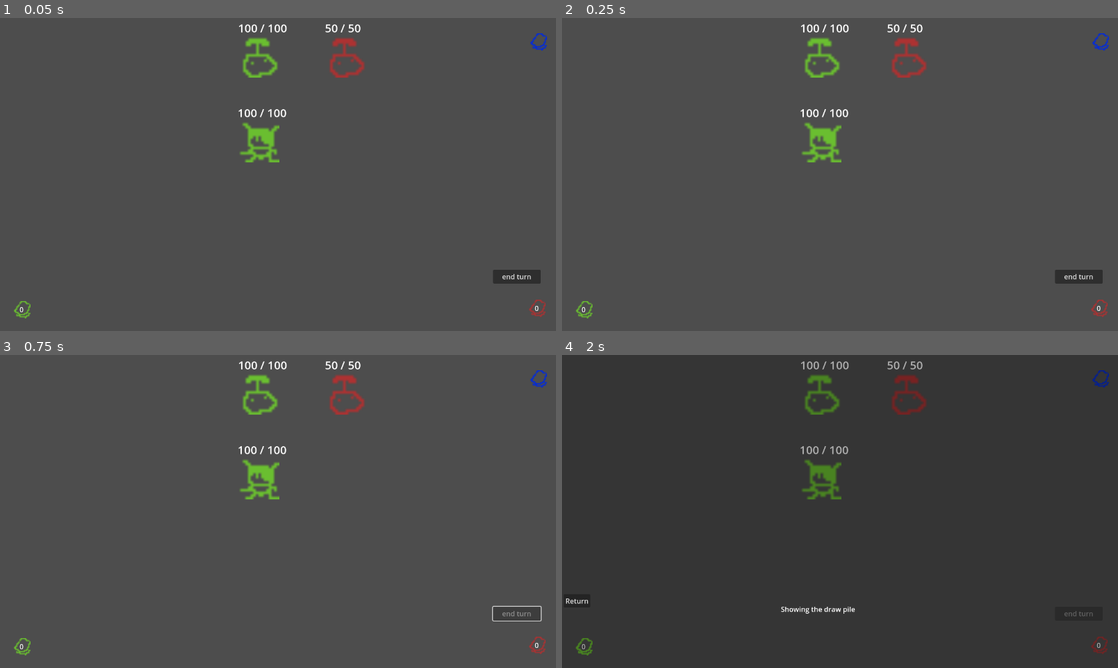
Above: before the commit, frames 1-4 (two rows, left to right).
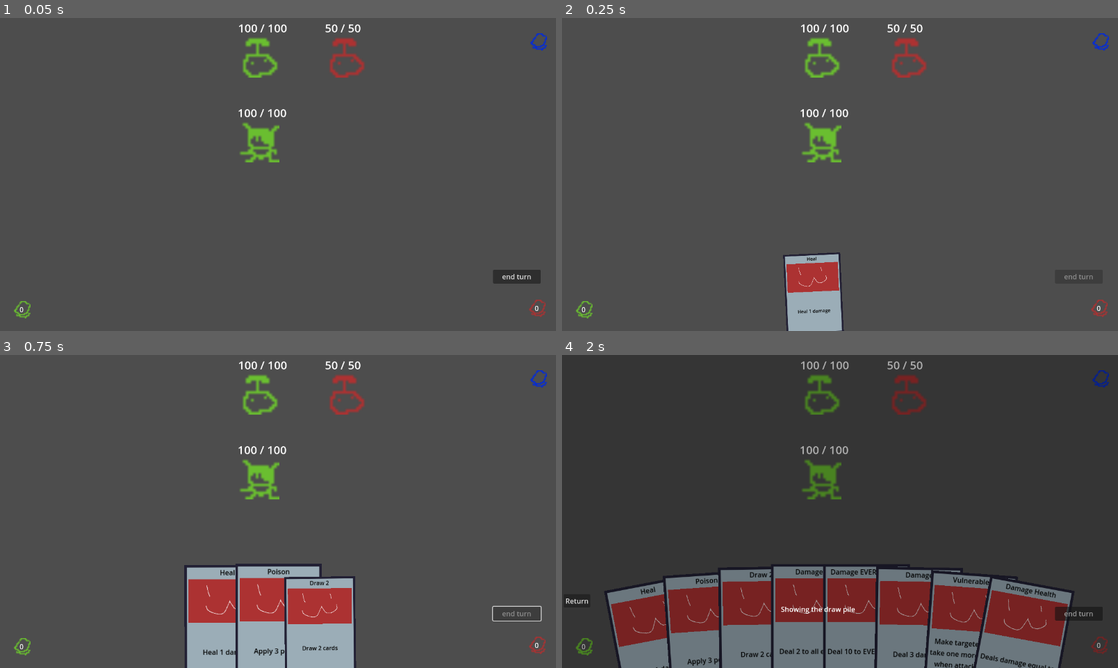
Above: after the commit, the same moments.

Repository: Saplings-Projects/1M_sub
Game: Godot game, scene res://#Scenes/TestingScene.tscn
The game is run twice, just before and just after one commit, with the same random seed, the same clock (stepped at 60 frames per second) and the same inputs.
Inputs (mouse positions are in pixels of both pictures, inside the frame that each line leads up to):
- Up to frame 1 (0.05 s): no input
- Up to frame 2 (0.25 s): no input
- Up to frame 3 (0.75 s): click (517, 614) at 0.5 s, where only the run before the commit has a clickable "end turn"
- Up to frame 4 (2 s): click "0" at 1.25 s

Frame 1 is identical in both runs. In frame 2, 2.5% of the frame differs, in the area x 39-96%, y 74-100%; in frame 3, 9.9%; in frame 4, 24%, in the area x 7-96%, y 66-100%.
Error before the commit: Parse Error: Invalid argument for "on_card_play()" function: argument 2 should be "Entity" but is "Array[Entity]". (res://Cards/CardContainer.gd:342)
Error after the commit: Invalid access to property or key 'cast_type' on a base object of type 'Nil'. (res://Cards/CardWorld.gd:23)

Commit message:
Change every reference to on_card_play to use the new signature

Diff:
--- a/Cards/CardContainer.gd
+++ b/Cards/CardContainer.gd
@@ -312,7 +312,7 @@
 func _on_card_clicked(card: CardWorld) -> void:
 	if is_card_queued():
 		if(queued_card.card_cast_type == Enums.CardCastType.INSTA_CAST && is_queued_card_in_play_area()):
-			play_card([])
+			play_card()
 		else:
 
 			var previously_queued_card: CardWorld = queued_card
@@ -335,11 +335,11 @@
 		card.get_card_movement_component().set_movement_state(Enums.CardMovementState.QUEUED)
 		_focus_card(card)
 
-func play_card(list_target : Array[Entity]):
+func play_card(target : Entity = null) -> void:
 	queued_for_active()
 	set_active_card(queued_card)
 	set_queued_card(null)
-	_active_card.card_data.on_card_play(PlayerManager.player, list_target)
+	_active_card.card_data.on_card_play(PlayerManager.player, target)
 
 
 func _on_card_hovering(card: CardWorld) -> void:
--- a/Core/Battler.gd
+++ b/Core/Battler.gd
@@ -82,7 +82,7 @@
 
 	for enemy: Enemy in _enemy_list:
 		var enemy_attack: CardBase = enemy.get_behavior_component().attack
-		var enemy_action = EnemyAction.new(enemy, enemy_attack, [PlayerManager.player])
+		var enemy_action = EnemyAction.new(enemy, enemy_attack, PlayerManager.player)
 		enemy_action_list.append(enemy_action)
 
 	# execute enemy actions
@@ -111,7 +111,7 @@
 		var can_play: bool = queued_card_data.can_play_card(PlayerManager.player, entity)
 
 		if can_play:
-			CardManager.card_container.play_card([entity])
+			CardManager.card_container.play_card(entity)
 
 
 func get_all_targets(application_type : Enums.ApplicationType) -> Array[Entity]:
--- a/Global/EnemyAction.gd
+++ b/Global/EnemyAction.gd
@@ -4,12 +4,12 @@
 
 var caster: Entity
 var action: CardBase
-var target_list: Array[Entity]
+var target: Entity
 
-func _init(_caster: Entity, _action: CardBase, _target_list: Array[Entity]):
+func _init(_caster: Entity, _action: CardBase, _target: Entity):
 	self.caster = _caster
 	self.action = _action
-	self.target_list = _target_list
+	self.target = _target
 
 # function to attack that plays card
 func execute() -> void:
@@ -18,12 +18,12 @@
 		return
 
 	# Simplified for now, will need refactor once we have advanced enemy actions
-	if not is_instance_valid(target_list[0]) or target_list[0].get_health_component().current_health == 0:
+	if not is_instance_valid(target) or target.get_health_component().current_health == 0:
 		print("Target died, skipping action")
 		return
 
-	var can_execute: bool = action.can_play_card(caster, target_list[0])
+	var can_execute: bool = action.can_play_card(caster, target)
 	assert(can_execute == true, "Enemy failed to attack.")
 
 	if can_execute:
-		action.on_card_play(caster, target_list)
+		action.on_card_play(caster, target)
--- a/Tests/test_death_handling.gd
+++ b/Tests/test_death_handling.gd
@@ -85,7 +85,7 @@
 	var card_damage: CardBase = load("res://Cards/Resource/Card_Damage.tres")
 
 	assert_eq(_enemy_list.size(), 2)
-	card_damage.on_card_play(_player, [_enemy])
+	card_damage.on_card_play(_player, _enemy)
 	assert_eq(_enemy_list.size(), 1)
 	assert_true(_enemy.is_queued_for_deletion())
 	await get_tree().process_frame
@@ -98,7 +98,7 @@
 	var card_damage_all: CardBase = load("res://Cards/Resource/Card_DamageAll.tres")
 
 	assert_eq(_enemy_list.size(), 2)
-	card_damage_all.on_card_play(_player, [])
+	card_damage_all.on_card_play(_player, null)
 	assert_eq(_enemy_list.size(), 0)
 	assert_true(_enemy.is_queued_for_deletion())
 	assert_true(_enemy_2.is_queued_for_deletion())
@@ -111,7 +111,7 @@
 func test_enemy_death_to_poison():
 	_enemy_health_component._set_health(1.0)
 	var card_poison: CardBase = load("res://Cards/Resource/Card_Poison.tres")
-	card_poison.on_card_play(_player, [_enemy])
+	card_poison.on_card_play(_player, _enemy)
 
 	assert_eq(_enemy_list.size(), 2)
 	_battler._on_enemy_start_turn()
@@ -124,7 +124,7 @@
 func test_enemy_death_to_expiring_poison():
 	_enemy_health_component._set_health(1.0)
 	var card_poison: CardBase = load("res://Cards/Resource/Card_Poison.tres")
-	card_poison.on_card_play(_player, [_enemy])
+	card_poison.on_card_play(_player, _enemy)
 	_enemy.get_status_component().current_status[0].status_turn_duration = 1
 
 	assert_eq(_enemy_list.size(), 2)
--- a/Tests/test_health.gd
+++ b/Tests/test_health.gd
@@ -64,14 +64,14 @@
 	_enemy.get_party_component().set_party(_enemy_list)
 	var card_damage_all: CardBase = load("res://Cards/Resource/Card_DamageAll.tres")
 
-	card_damage_all.on_card_play(_player, _enemy_list)
+	card_damage_all.on_card_play(_player, null)
 	assert_eq(_enemy_health_component.current_health, 98.0)
 	assert_eq(_enemy_2_health_component.current_health, 48.0) # enemy 2 only has 50 HP
 
 # Test Card to Deal 3 damage to an enemy
 func test_card_damage():
 	var card_damage: CardBase = load("res://Cards/Resource/Card_Damage.tres")
-	card_damage.on_card_play(_player, [_enemy])
+	card_damage.on_card_play(_player, _enemy)
 
 	assert_eq(_enemy_health_component.current_health, 97.0)
 
@@ -79,7 +79,7 @@
 func test_card_damage_health():
 	_player.get_health_component()._set_health(90.0)
 	var card_damage_health: CardBase = load("res://Cards/Resource/Card_DamageHealth.tres")
-	card_damage_health.on_card_play(_player, [_enemy])
+	card_damage_health.on_card_play(_player, _enemy)
 
 	assert_eq(_enemy_health_component.current_health, 90.0)
 
@@ -88,7 +88,7 @@
 	var card_poison: CardBase = load("res://Cards/Resource/Card_Poison.tres")
 
 	assert_eq(_enemy_status_component.current_status.size(), 0)
-	card_poison.on_card_play(_player, [_enemy])
+	card_poison.on_card_play(_player, _enemy)
 	assert_eq(_enemy_status_component.current_status.size(), 1)
 
 	var status = _enemy_status_component.current_status[0]
@@ -105,7 +105,7 @@
 	var card_damage_and_poison: CardBase = load("res://Cards/Resource/Card_damage_and_poison.tres")
 
 	assert_eq(_enemy_status_component.current_status.size(), 0)
-	card_damage_and_poison.on_card_play(_player, [_enemy])
+	card_damage_and_poison.on_card_play(_player, _enemy)
 	assert_eq(_enemy_status_component.current_status.size(), 1)
 	assert_eq(_enemy_health_component.current_health, 99.0)
 
@@ -122,6 +122,6 @@
 func test_card_heal():
 	var card_heal: CardBase = load("res://Cards/Resource/Card_Heal.tres")
 	_player_health_component._set_health(95.0)
-	card_heal.on_card_play(_player, [_player])
+	card_heal.on_card_play(_player, _player)
 
 	assert_eq(_player_health_component.current_health, 96.0)
--- a/Tests/test_stats.gd
+++ b/Tests/test_stats.gd
@@ -37,20 +37,20 @@
 
 	var card_damage: CardBase = load("res://Cards/Resource/Card_Damage.tres")
 	card_damage.card_effects_data[0].value = 50 # modified for the test
-	card_damage.on_card_play(_player, [_enemy])
+	card_damage.on_card_play(_player, _enemy)
 	assert_eq(_enemy_health_component.current_health, 49.0)
 
 
 func test_strength_card():
 	var card_strength: CardBase = load("res://Cards/Resource/Card_Strength.tres")
 	StatModifiers.ready_card_modifier(card_strength)
-	card_strength.on_card_play(_player, [_player])
+	card_strength.on_card_play(_player, _player)
 
 	assert_is(_player.get_status_component().current_status[0], Buff_Strength)
 
 	var card_damage: CardBase = load("res://Cards/Resource/Card_Damage.tres")
 	card_damage.card_effects_data[0].value = 3
-	card_damage.on_card_play(_player, [_enemy])
+	card_damage.on_card_play(_player, _enemy)
 	assert_eq(_enemy_health_component.current_health, 96.0)
 
 
@@ -66,20 +66,20 @@
 
 	var card_damage: CardBase = load("res://Cards/Resource/Card_Damage.tres")
 	card_damage.card_effects_data[0].value = 50 # modified for the test
-	card_damage.on_card_play(_player, [_enemy])
+	card_damage.on_card_play(_player, _enemy)
 	assert_eq(_enemy_health_component.current_health, 51.0)
 
 
 func test_weakness_card():
 	var card_weakness: CardBase = load("res://Cards/Resource/Card_Weakness.tres")
 	StatModifiers.ready_card_modifier(card_weakness)
-	card_weakness.on_card_play(_player, [_player])
+	card_weakness.on_card_play(_player, _player)
 
 	assert_is(_player.get_status_component().current_status[0], Debuff_Weakness)
 
 	var card_damage: CardBase = load("res://Cards/Resource/Card_Damage.tres")
 	card_damage.card_effects_data[0].value = 3
-	card_damage.on_card_play(_player, [_enemy])
+	card_damage.on_card_play(_player, _enemy)
 	assert_eq(_enemy_health_component.current_health, 98.0)
 
 
@@ -96,21 +96,21 @@
 
 	var card_damage: CardBase = load("res://Cards/Resource/Card_Damage.tres")
 	card_damage.card_effects_data[0].value = 50 # modified for the test
-	card_damage.on_card_play(_player, [_enemy])
+	card_damage.on_card_play(_player, _enemy)
 	assert_eq(_enemy_health_component.current_health, 49.0)
 
 
 func test_vulnerability_card():
 	var card_vulnerability: CardBase = load("res://Cards/Resource/Card_Vulnerability.tres")
 	StatModifiers.ready_card_modifier(card_vulnerability)
-	card_vulnerability.on_card_play(_player, [_enemy])
+	card_vulnerability.on_card_play(_player, _enemy)
 
 	assert_is(_enemy.get_status_component().current_status[0], Debuff_Vulnerability)
 
 	var card_damage: CardBase = load("res://Cards/Resource/Card_Damage.tres")
 	card_damage.card_effects_data[0].value = 3
 	# due to the caching of Card_Damage.tres because we modified the value to be 50 in a previous test we modify it back to 3
-	card_damage.on_card_play(_player, [_enemy])
+	card_damage.on_card_play(_player, _enemy)
 	assert_eq(_enemy_health_component.current_health, 96.0)
 
 
@@ -141,7 +141,7 @@
 
 	var card_damage: CardBase = load("res://Cards/Resource/Card_Damage.tres")
 	card_damage.card_effects_data[0].value = 50 # modified for the test
-	card_damage.on_card_play(_player, [_enemy])
+	card_damage.on_card_play(_player, _enemy)
 	assert_eq(_enemy_health_component.current_health, 49.0)
 	# final health is 49 because original is 100, we do 50 damage
 	# we add 1 damage because of strength, remove 1 because of weakness
@@ -159,7 +159,7 @@
 
 	var card_damage: CardBase = load("res://Cards/Resource/Card_Damage.tres")
 	card_damage.card_effects_data[0].value = 50 # modified for the test
-	card_damage.on_card_play(_player, [_enemy])
+	card_damage.on_card_play(_player, _enemy)
 	assert_eq(_enemy_health_component.current_health, 25.0)
 	# 100 (base health) - (50 (base damage) * 1.5 (strength multiplier))
 
@@ -175,14 +175,14 @@
 
 	var card_damage: CardBase = load("res://Cards/Resource/Card_Damage.tres")
 	card_damage.card_effects_data[0].value = 3
-	card_damage.on_card_play(_player, [_enemy])
+	card_damage.on_card_play(_player, _enemy)
 	assert_eq(_enemy_health_component.current_health, 96.0)
 	# 100 (base health) - (3 (base damage) + 1 (strength))
 
 	_player.get_status_component().remove_status(strength_status)
 	assert_eq(_player.get_status_component().current_status.size(), 0)
 
-	card_damage.on_card_play(_player, [_enemy])
+	card_damage.on_card_play(_player, _enemy)
 	assert_eq(_enemy_health_component.current_health, 93.0)
 	# 96 (previous health) - 3 (base damage)
 	# we don't have the strength bonus of +1 damage anymore
@@ -198,14 +198,14 @@
 	_player.get_status_component().add_status(weakness_status, _player)
 
 	var card_damage: CardBase = load("res://Cards/Resource/Card_Damage.tres")
-	card_damage.on_card_play(_player, [_enemy])
+	card_damage.on_card_play(_player, _enemy)
 	assert_eq(_enemy_health_component.current_health, 98.0)
 	# 100 (base health) - (3 (base damage) - 1 (weakness))
 
 	_player.get_status_component().remove_status(weakness_status)
 	assert_eq(_player.get_status_component().current_status.size(), 0)
 
-	card_damage.on_card_play(_player, [_enemy])
+	card_damage.on_card_play(_player, _enemy)
 	assert_eq(_enemy_health_component.current_health, 95.0)
 	# 98 (previous health) - 3 (base damage)
 	# we don't have the weakness malus of -1 damage anymore
@@ -221,14 +221,14 @@
 	_enemy.get_status_component().add_status(vulnerability_status, _player)
 
 	var card_damage: CardBase = load("res://Cards/Resource/Card_Damage.tres")
-	card_damage.on_card_play(_player, [_enemy])
+	card_damage.on_card_play(_player, _enemy)
 	assert_eq(_enemy_health_component.current_health, 96.0)
 	# 100 (base health) - (3 (base damage) + 1 (vulnerability))
 
 	_enemy.get_status_component().remove_status(vulnerability_status)
 	assert_eq(_enemy.get_status_component().current_status.size(), 0)
 
-	card_damage.on_card_play(_player, [_enemy])
+	card_damage.on_card_play(_player, _enemy)
 	assert_eq(_enemy_health_component.current_health, 93.0)
 	# 96 (previous health) - 3 (base damage)
 	# enemy doesn't have the vulnerability malus of -1 defense anymore
@@ -260,7 +260,7 @@
 	_enemy.get_status_component().add_status(vulnerability_status, _player)
 
 	var card_damage: CardBase = load("res://Cards/Resource/Card_Damage.tres")
-	card_damage.on_card_play(_player, [_enemy])
+	card_damage.on_card_play(_player, _enemy)
 	assert_eq(_enemy_health_component.current_health, 96.0)
 	# final health : 100 (base health) - (3 (base damage) + 1 (strength) - 1 (weakness) + 1 (vulnerability))
 	# = 96
@@ -270,7 +270,7 @@
 	assert_eq(_player.get_status_component().current_status.size(), 0)
 	assert_eq(_enemy.get_status_component().current_status.size(), 0)
 
-	card_damage.on_card_play(_player, [_enemy])
+	card_damage.on_card_play(_player, _enemy)
 	assert_eq(_enemy_health_component.current_health, 93.0)
 	# 96 (previous health) - 3 (base damage)
 
@@ -301,7 +301,7 @@
 	_enemy.get_status_component().add_status(vulnerability_status, _player)
 
 	var card_damage: CardBase = load("res://Cards/Resource/Card_Damage.tres")
-	card_damage.on_card_play(_player, [_enemy])
+	card_damage.on_card_play(_player, _enemy)
 	assert_eq(_enemy_health_component.current_health, 96.0)
 	# final health : 100 (base health) - (3 (base damage) + 1 (strength) - 1 (weakness) + 1 (vulnerability))
 	# = 96
@@ -309,7 +309,7 @@
 	_player_stat_component.get_stats().reset_modifier_dict_temp_to_default()
 	_enemy_stat_component.get_stats().reset_modifier_dict_temp_to_default()
 
-	card_damage.on_card_play(_player, [_enemy])
+	card_damage.on_card_play(_player, _enemy)
 	assert_eq(_enemy_health_component.current_health, 93.0)
 	# 96 (previous health) - 3 (base damage)
 
@@ -325,14 +325,14 @@
 
 	var card_damage: CardBase = load("res://Cards/Resource/Card_Damage.tres")
 	card_damage.card_effects_data[0].value = 10 # modified for the test
-	card_damage.on_card_play(_player, [_enemy])
+	card_damage.on_card_play(_player, _enemy)
 	assert_eq(_enemy_health_component.current_health, 85.0)
 	# 100 (base health) - (10 (base damage) * 1.5 (strength multiplier))
 
 	_player.get_status_component().remove_status(strength_status)
 	assert_eq(_player.get_status_component().current_status.size(), 0)
 
-	card_damage.on_card_play(_player, [_enemy])
+	card_damage.on_card_play(_player, _enemy)
 	assert_eq(_enemy_health_component.current_health, 75.0)
 	# 85 (previous health) - 10 (base damage)
 	# we don't have the strength multiplier of *1.5 anymore
@@ -358,12 +358,12 @@
 	var card_buff_poison_duration: CardBase = load("res://Cards/Resource/Card_Buff_Poison_Duration.tres")
 	# buff duration by 2
 	StatModifiers.ready_card_modifier(card_buff_poison_duration)
-	card_buff_poison_duration.on_card_play(_player, [_player])
+	card_buff_poison_duration.on_card_play(_player, _player)
 
 	assert_is(_player.get_status_component().current_status[0], Buff_Poison_Duration)
 
 	var card_poison: CardBase = load("res://Cards/Resource/Card_Poison.tres")
-	card_poison.on_card_play(_player, [_enemy])
+	card_poison.on_card_play(_player, _enemy)
 	assert_eq(_enemy.get_status_component().current_status.size(), 1)
 	assert_eq(_enemy.get_status_component().current_status[0].status_turn_duration, 5)
 	# base value is 3, +2 because of buff_poison_duration
